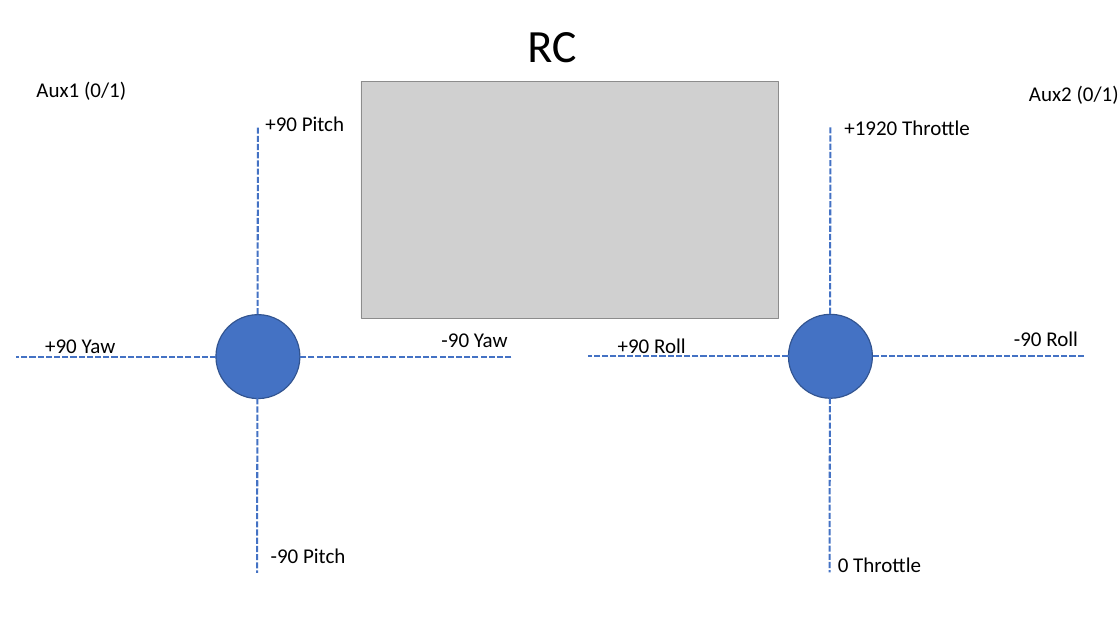
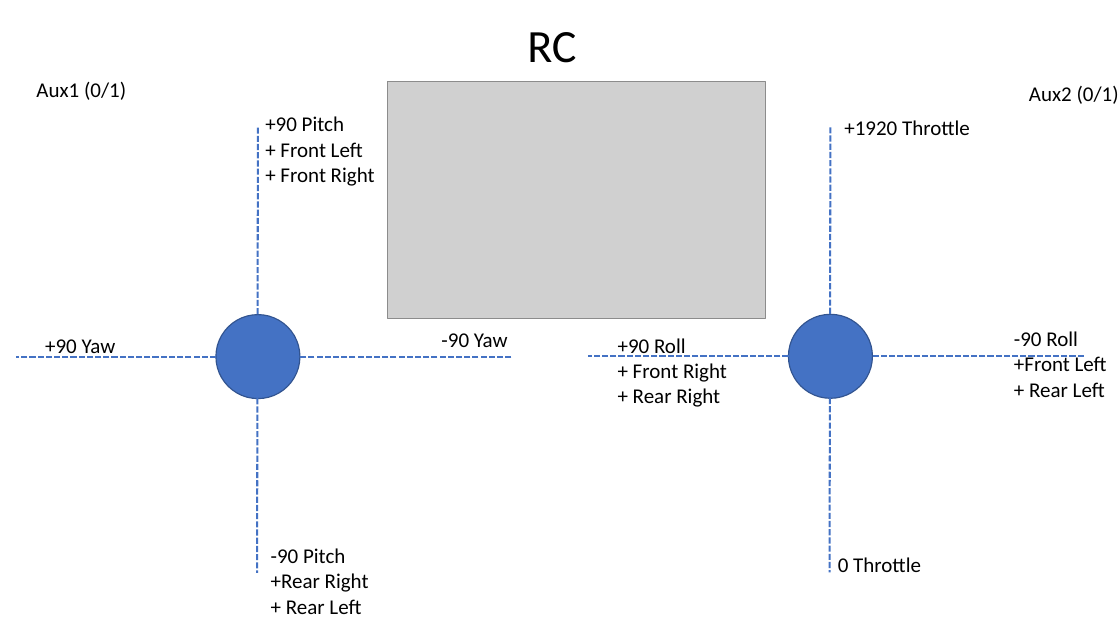
Before and after one commit to RobotEdh/RobotMicroControl, a slide deck: slide 11 of libraries/Diagramm Drone.pptx. Drawn at 1120x630 pixels with LibreOffice and Linux fonts; fonts in the diff are those of the drawing; grey boxes stand for pictures. Boxes give left, top, right and bottom in pixels: in the first picture for what was removed or moved away, otherwise in the second. Text is boxed around its words. In the diff, an @@ line names an element or a change of style, - is before the commit and + after.

```diff
--- a/libraries/Diagramm Drone.pptx
+++ b/libraries/Diagramm Drone.pptx
@@ picture resized from (x1=361, y1=81, x2=779, y2=318) to (x1=387, y1=81, x2=765, y2=318) @@
@@ text at (x1=280, y1=142, x2=375, y2=186): paragraphs added @@
++ Front Left
++ Front Right
@@ text at (x1=1014, y1=355, x2=1107, y2=397): paragraphs added @@
++Front Left
++ Rear Left
@@ text at (x1=633, y1=363, x2=727, y2=407): paragraphs added @@
++ Front Right
++ Rear Right
@@ text at (x1=271, y1=573, x2=369, y2=614): paragraphs added @@
++Rear Right
++ Rear Left
```
Also in this commit, not shown: 1 other slide changed.
